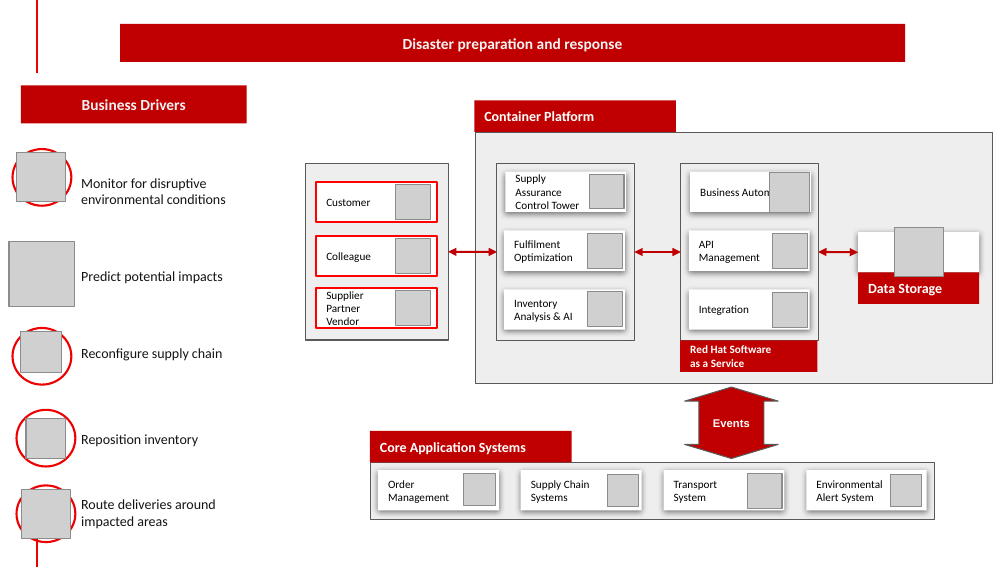
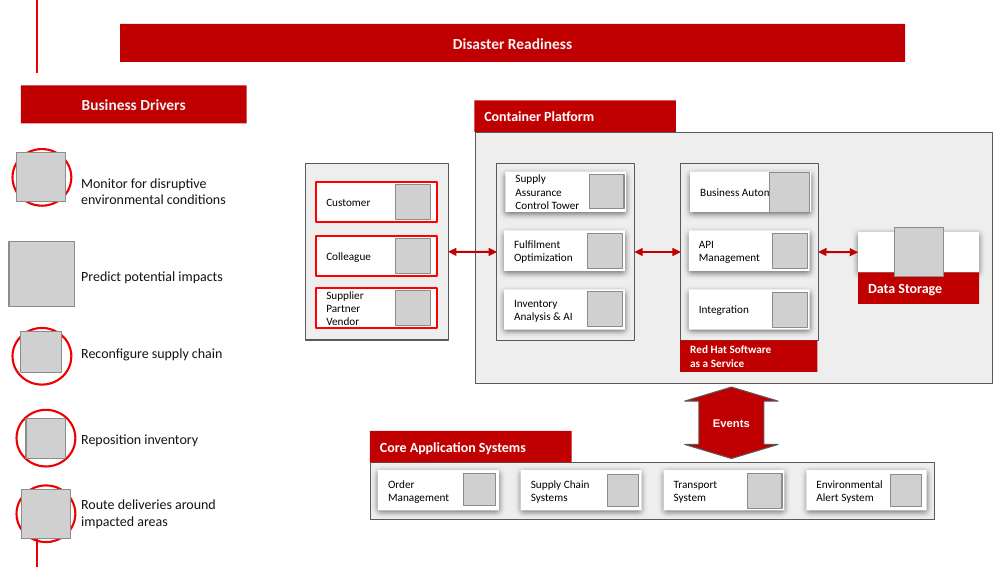
Before and after one commit to brucedkyle/architectures, a slide deck: slide 9 of docs/supplychain/downloads/SupplyChainOptimization.SolutionOverview.pptx. Drawn at 1008x567 pixels with LibreOffice and Linux fonts; fonts in the diff are those of the drawing; grey boxes stand for pictures; background and template pictures are left out. Boxes give left, top, right and bottom in pixels: in the first picture for what was removed or moved away, otherwise in the second. Text is boxed around its words. In the diff, an @@ line names an element or a change of style, - is before the commit and + after.

```diff
--- a/docs/supplychain/downloads/SupplyChainOptimization.SolutionOverview.pptx
+++ b/docs/supplychain/downloads/SupplyChainOptimization.SolutionOverview.pptx
@@ text in rectangle at (453, 38, 572, 49): text changed @@
-Disaster preparation and response
+Disaster Readiness
```
Also in this commit, not shown: 3 other slides changed, 52 other files.
